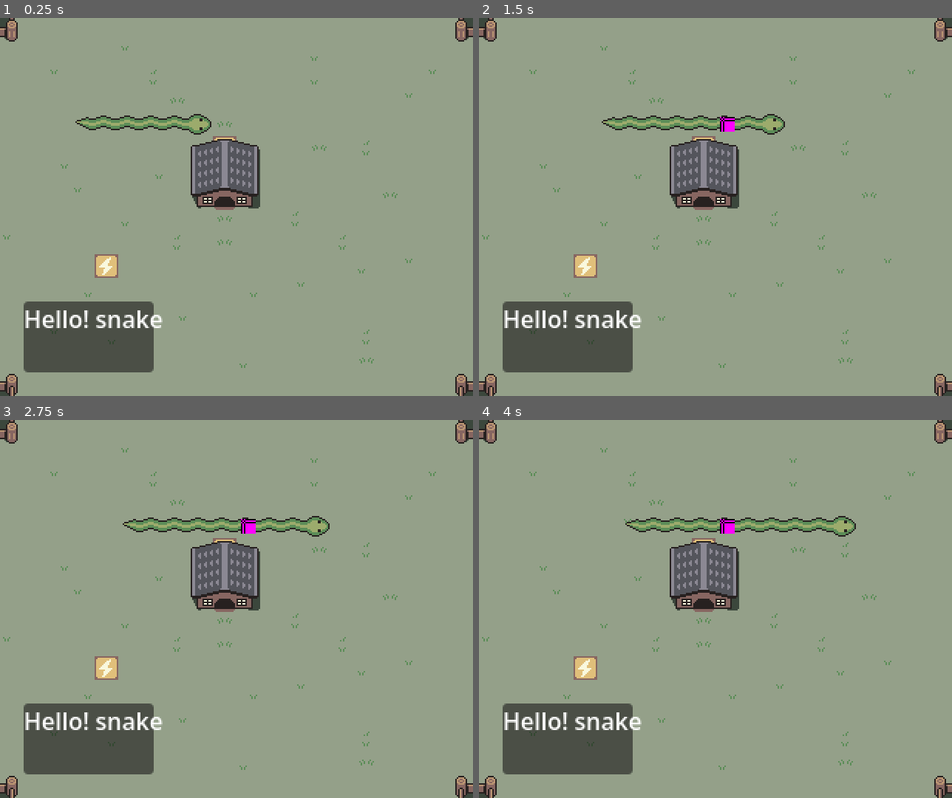
Above: before the commit, frames 1-4 (two rows, left to right).
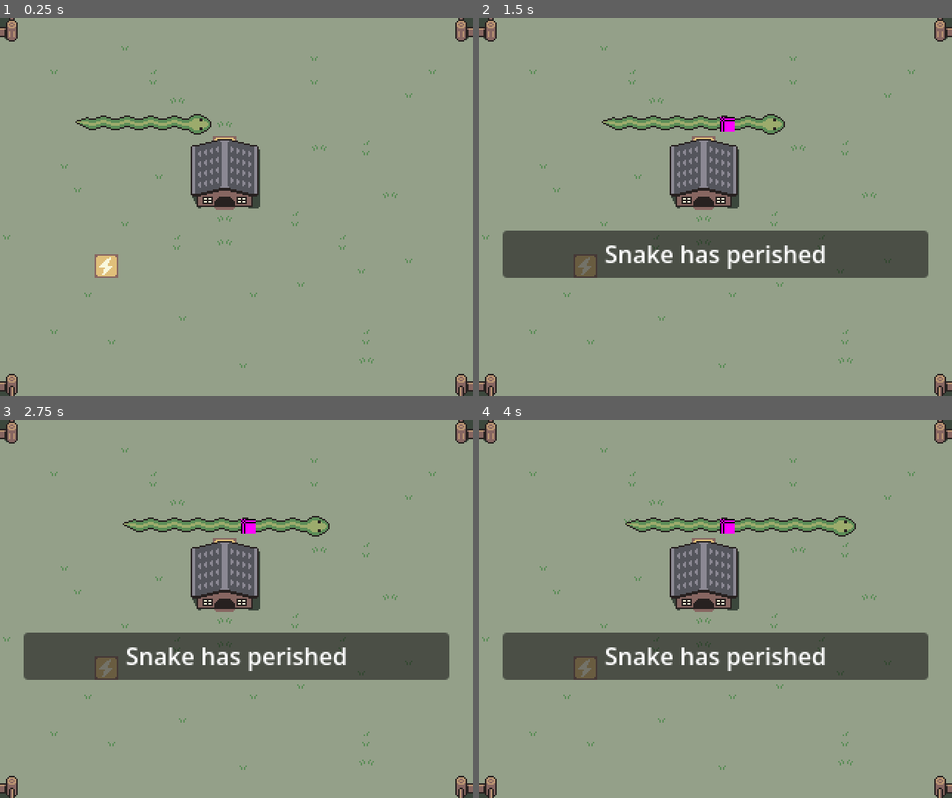
Above: after the commit, the same moments.

Repository: kalgynirae/ld59
Game: Godot game, scene res://scenes/game.tscn
Same seed, same stepped clock (60 frames per second), same inputs: the game is played once before the commit and once after it.
Inputs:
- Up to frame 1 (0.25 s): no input
- Up to frame 2 (1.5 s): hold L (move_right) 0.53-1.28 s; tap K (die) at 0.6 s; tap E (extend) at 0.8, 1.35 s; tap Enter at 1.25 s; hold J (move_down) from 1.28 s (still down)
- Up to frame 3 (2.75 s): tap K (die) at 1.55, 2.1 s; tap Space at 2 s; release J (move_down) at 2.03 s; hold L (move_right) from 2.03 s (still down); tap E (extend) at 2.3 s
- Up to frame 4 (4 s): tap Enter at 2.75 s; release L (move_right) at 2.78 s; hold = (speed_up) 2.78-3.53 s; tap E (extend) at 2.85, 3.8 s; tap K (die) at 3.05 s; tap Space at 3.5 s; hold H (move_left) from 3.53 s (still down); tap R (retract) at 3.6 s

The runs differ from the first frame. In frame 1, 5.1% of the frame differs, in the area x 5-35%, y 75-94%; in frame 2, 16%, in the area x 5-95%, y 56-94%; in frame 3, 16%; in frame 4, 16%.

Commit message:
feat: Add death message

Diff:
--- /dev/null
+++ b/scenes/death_message.gd
@@ -0,0 +1,27 @@
+extends Panel
+class_name DeathPanel
+
+enum DeathType {
+	EAT_SELF,
+	FENCE,
+	ROCK,
+	CACTUS
+}
+
+func message_for(death_type: DeathType) -> String:
+	match death_type:
+		_:
+			match randi_range(0, 1):
+				0:
+					return "Snake has perished"
+				1:
+					return "Snake has left from this mortal coil"
+				_:
+					return "Snake has fallen out of world"
+
+func display_death_message(death_type: DeathType) -> void:
+	visible = true
+	$Label.text = message_for(death_type)
+
+func _ready() -> void:
+	visible = false
--- a/scenes/game.gd
+++ b/scenes/game.gd
@@ -32,6 +32,7 @@
 			allowed = true
 			$MoveTimer.stop()
 			$Map/Snake.die()
+			$Camera/Panel.display_death_message(DeathPanel.DeathType.EAT_SELF)
 	if allowed:
 		current_mode = mode
 	else:
--- a/scenes/game.tscn
+++ b/scenes/game.tscn
@@ -2,11 +2,17 @@
 
 [ext_resource type="PackedScene" uid="uid://duxa8pgyfq7m" path="res://scenes/map.tscn" id="1_uwrxv"]
 [ext_resource type="Script" uid="uid://8qlcklp0mepa" path="res://scenes/game.gd" id="1_yqjtg"]
+[ext_resource type="Script" uid="uid://mjum6adanovt" path="res://scenes/death_message.gd" id="3_lbhrr"]
 [ext_resource type="Texture2D" uid="uid://cht3ukdk58jjt" path="res://images/box.png" id="3_lnu2h"]
 
 [sub_resource type="GDScript" id="GDScript_lnu2h"]
 script/source = "extends Node2D
 "
+
+[sub_resource type="SystemFont" id="SystemFont_lbhrr"]
+
+[sub_resource type="LabelSettings" id="LabelSettings_iywne"]
+font = SubResource("SystemFont_lbhrr")
 
 [sub_resource type="ParticleProcessMaterial" id="ParticleProcessMaterial_yqjtg"]
 particle_flag_disable_z = true
@@ -30,22 +36,28 @@
 script = SubResource("GDScript_lnu2h")
 metadata/_edit_horizontal_guides_ = [-240.0, 512.0]
 
-[node name="Panel" type="Panel" parent="." unique_id=894262728]
-offset_left = 16.0
-offset_top = 192.0
-offset_right = 104.0
-offset_bottom = 240.0
-
-[node name="Label" type="Label" parent="Panel" unique_id=1294002607]
-layout_mode = 0
-offset_right = 40.0
-offset_bottom = 23.0
-text = "Hello! snake"
-
 [node name="Camera" type="Camera2D" parent="." unique_id=1453900181]
 anchor_mode = 0
 position_smoothing_enabled = true
 position_smoothing_speed = 15.0
+
+[node name="Panel" type="Panel" parent="Camera" unique_id=894262728]
+offset_left = 16.0
+offset_top = 144.0
+offset_right = 304.0
+offset_bottom = 176.0
+script = ExtResource("3_lbhrr")
+
+[node name="Label" type="Label" parent="Camera/Panel" unique_id=1294002607]
+texture_filter = 1
+layout_mode = 0
+offset_right = 288.0
+offset_bottom = 32.0
+text = "Hello! snake"
+label_settings = SubResource("LabelSettings_iywne")
+horizontal_alignment = 1
+vertical_alignment = 1
+autowrap_mode = 3
 
 [node name="MoveTimer" type="Timer" parent="." unique_id=2062584357]
 wait_time = 0.2
Not shown, added: scenes/death_message.gd.uid
